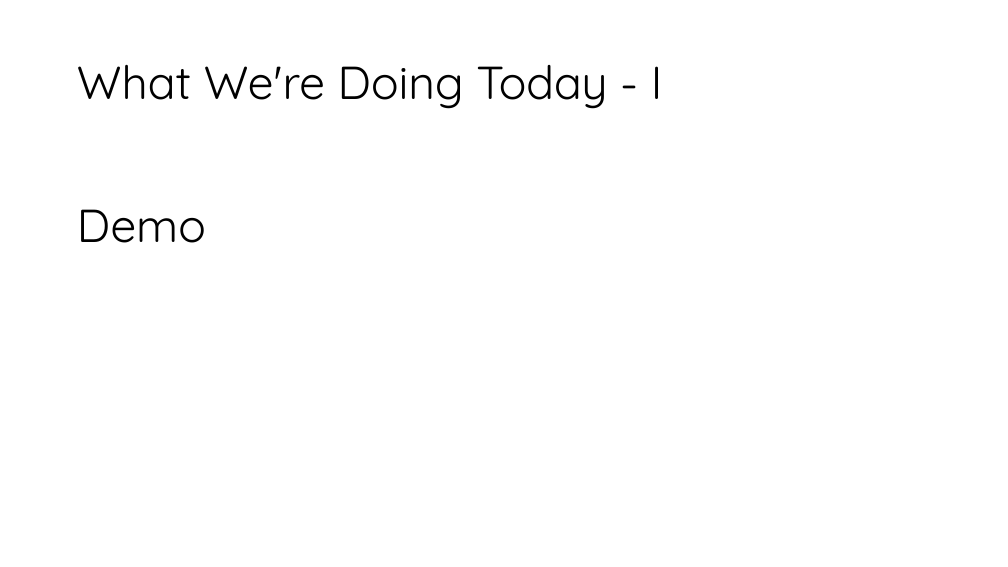
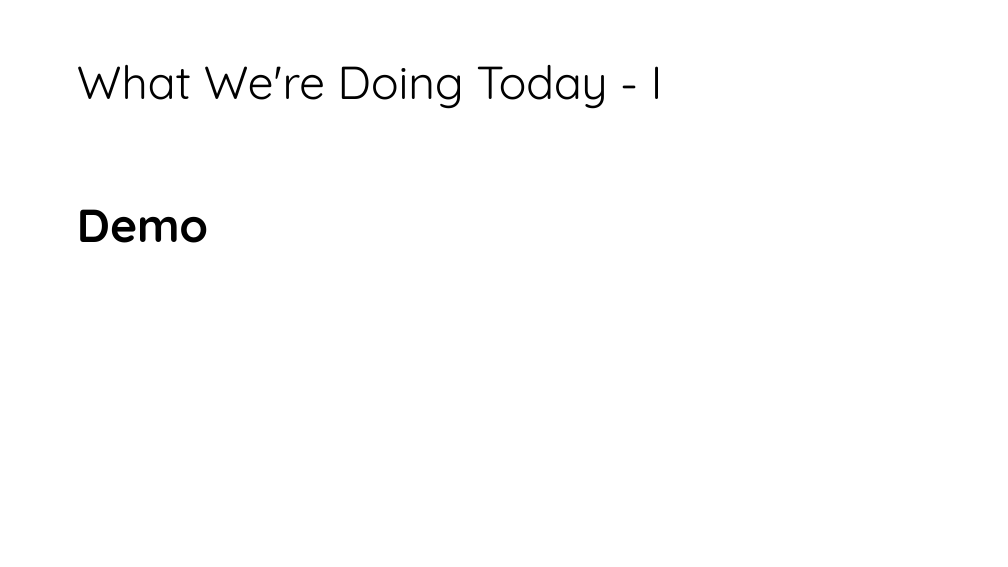
Before and after one commit to nielsberglund/presentations-2025, a slide deck: slide 5 of season-of-ai/mcp/deck/dotnet-mcp.pptx (slide 4 before the commit). Drawn at 1008x567 pixels with LibreOffice and Linux fonts; fonts in the diff are those of the drawing; background and template pictures are left out. Boxes give left, top, right and bottom in pixels: in the first picture for what was removed or moved away, otherwise in the second. Text is boxed around its words. In the diff, an @@ line names an element or a change of style, - is before the commit and + after.

```diff
--- a/season-of-ai/mcp/deck/dotnet-mcp.pptx
+++ b/season-of-ai/mcp/deck/dotnet-mcp.pptx
@@ text "Demo" at [77,209,208,243]: bold on @@
```
Also in this commit, not shown: 3 other slides changed, 7 slides added, 5 slides removed, 3 other files.
